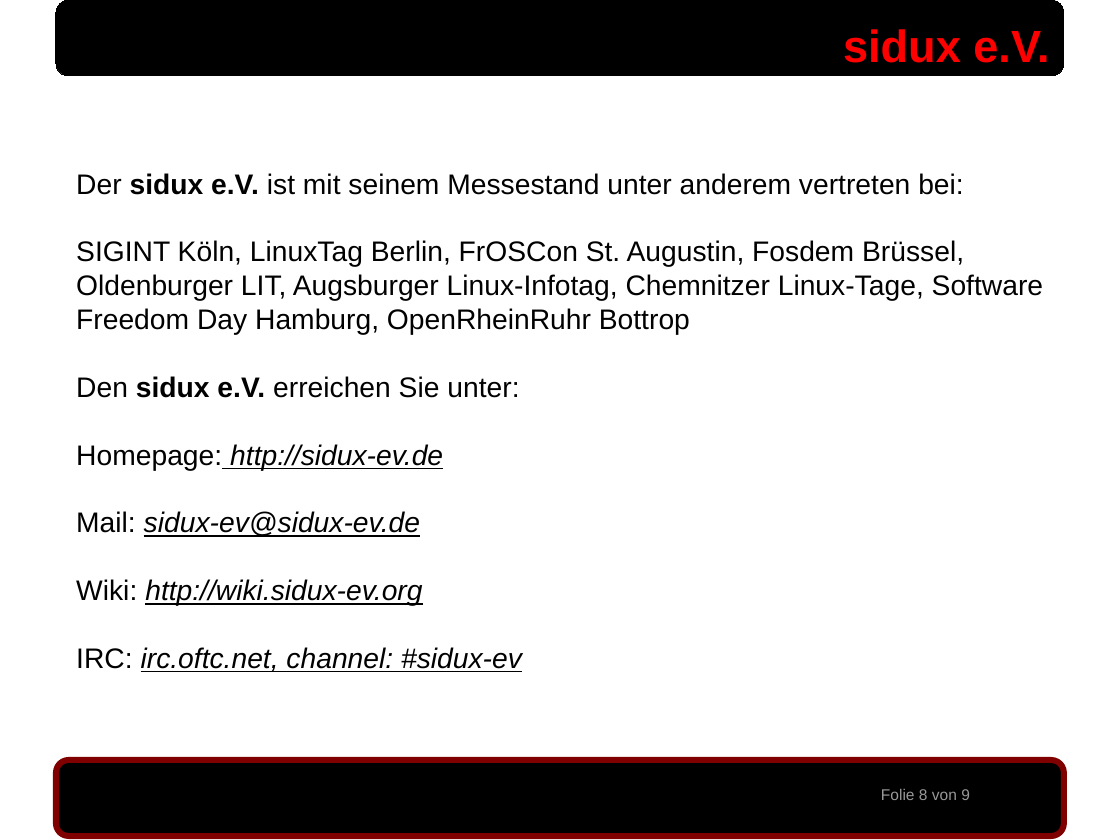
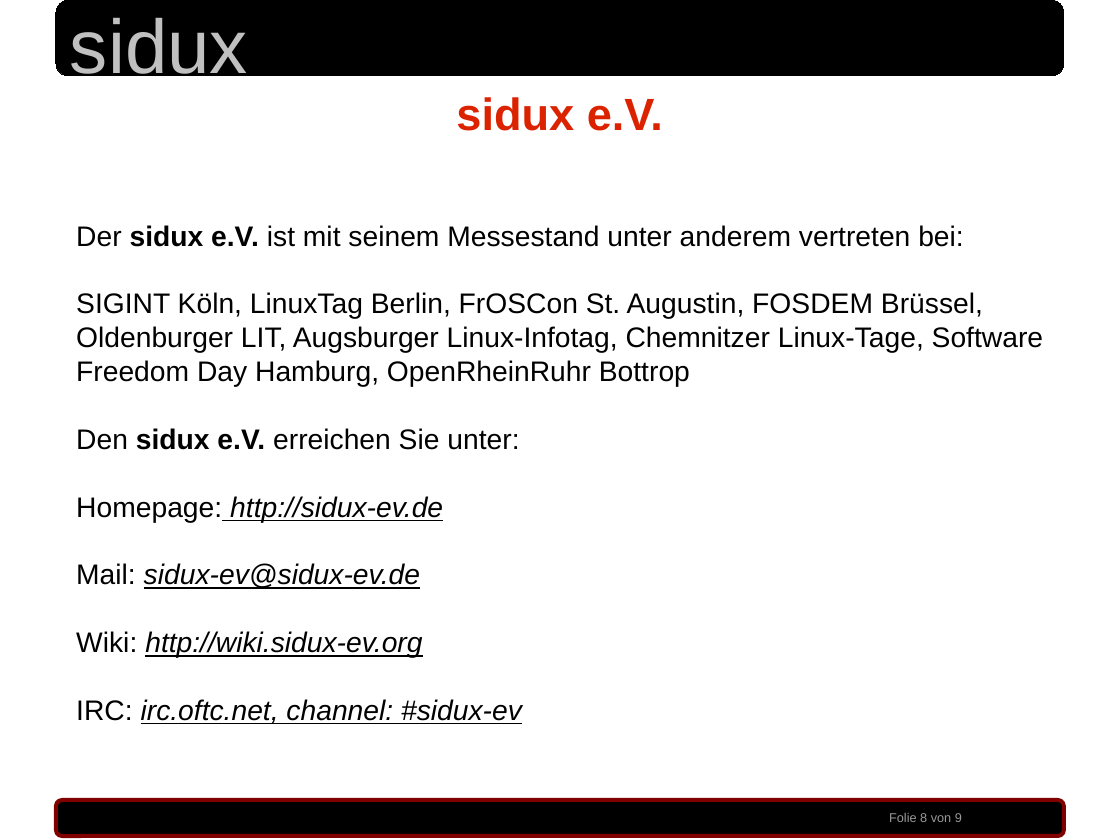
Before and after one commit to sidux-ev/praesentation, a slide deck: slide 8 of bin/sigint2010_koeln.odp. Drawn at 1120x840 pixels with LibreOffice and Linux fonts; fonts in the diff are those of the drawing; background and template pictures are left out. Boxes give left, top, right and bottom in pixels: in the first picture for what was removed or moved away, otherwise in the second. Text is boxed around its words. In the diff, an @@ line names an element or a change of style, - is before the commit and + after.

Commit message:
v0.5 odp und pdf (aenderung layout)

```diff
--- a/bin/sigint2010_koeln.odp
+++ b/bin/sigint2010_koeln.odp
@@ text added at [70,17,248,87], 54 pt, text #C0C0C0 @@
+sidux
@@ text "sidux e.V.": place and size @@
-text "sidux e.V." at [843,29,1049,63]
+text "sidux e.V." at [456,97,663,131]
@@ text "sidux e.V." at [456,97,663,131]: text colour #FF0000 to #DC2300; alignment right to centre @@
@@ text "Der sidux e.V. ist mit ...": place and size @@
-text "Der sidux e.V. ist mit ..." at [76,173,1043,672]
+text "Der sidux e.V. ist mit ..." at [76,225,1043,724]
@@ text at [76,292,1043,387]: text changed @@
-SIGINT Köln, LinuxTag Berlin, FrOSCon St. Augustin, Fosdem Brüssel, Oldenburger LIT, Augsburger Linux-Infotag, Chemnitzer Linux-Tage, Software Freedom Day Hamburg, OpenRheinRuhr Bottrop
+SIGINT Köln, LinuxTag Berlin, FrOSCon St. Augustin, FOSDEM Brüssel, Oldenburger LIT, Augsburger Linux-Infotag, Chemnitzer Linux-Tage, Software Freedom Day Hamburg, OpenRheinRuhr Bottrop
@@ rounded rectangle: place and size @@
-rounded rectangle at [56,760,1064,836]
+rounded rectangle at [56,800,1064,835]
@@ rounded rectangle at [56,800,1064,835]: outline #800000 4.25 pt to #800000 2.83 pt @@
@@ text: place and size @@
-text at [881,789,970,800]
+text at [889,813,962,822]
@@ text at [889,813,962,822]: size 11 to 9 pt @@
```
Also in this commit, not shown: 8 other slides changed, 2 other files.
